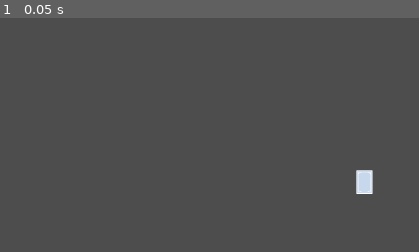
Above: before the commit, frame 1.
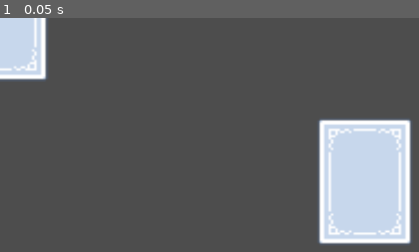
Above: after the commit, the same moment.

Repository: Feirbran/kuku
Game: Godot game, scene res://scenes/main.tscn
Two runs of this game, one before a commit and one after it. Both use one fixed random seed, a clock stepped at 60 frames per second and the inputs below.
Inputs:
- Up to frame 1 (0.05 s): no input

The runs differ from the first frame. In frame 1, 15% of the frame differs, in the area x 0-99%, y 0-97%.

Commit message:
audioadd

Diff:
--- a/scenes/card.tscn
+++ b/scenes/card.tscn
@@ -1,6 +1,6 @@
 [gd_scene load_steps=3 format=3 uid="uid://c1dsbuxpr3ivh"]
 
-[ext_resource type="Texture2D" uid="uid://ce2uikqtserdj" path="res://assets/Cards (large)/card_back.png" id="1_d81rb"]
+[ext_resource type="Texture2D" uid="uid://ce2uikqtserdj" path="res://assets/images/Cards (large)/card_back.png" id="1_d81rb"]
 
 [sub_resource type="RectangleShape2D" id="RectangleShape2D_6u4wf"]
 size = Vector2(224, 305)
--- a/scenes/main.tscn
+++ b/scenes/main.tscn
@@ -1,9 +1,18 @@
-[gd_scene load_steps=2 format=3 uid="uid://bnwevdta6kvfr"]
+[gd_scene load_steps=3 format=3 uid="uid://bnwevdta6kvfr"]
 
-[ext_resource type="Texture2D" uid="uid://ce2uikqtserdj" path="res://assets/Cards (large)/card_back.png" id="1_o5qli"]
+[ext_resource type="PackedScene" uid="uid://c1dsbuxpr3ivh" path="res://scenes/card.tscn" id="1_o5qli"]
+[ext_resource type="AudioStream" uid="uid://86ddkgl4s77n" path="res://assets/audio/taranta cursed.mp3" id="2_0wfyh"]
 
 [node name="Main" type="Node2D"]
 
-[node name="Sprite2D" type="Sprite2D" parent="."]
+[node name="Card" parent="." instance=ExtResource("1_o5qli")]
 position = Vector2(902, 407)
-texture = ExtResource("1_o5qli")
+
+[node name="Card2" parent="." instance=ExtResource("1_o5qli")]
+
+[node name="Card3" parent="." instance=ExtResource("1_o5qli")]
+
+[node name="AudioStreamPlayer" type="AudioStreamPlayer" parent="."]
+stream = ExtResource("2_0wfyh")
+autoplay = true
+parameters/looping = false
Not shown, removed: assets/4c812013-d1e5-4214-8073-d6598d48ae36.webp.import
Not shown, removed: assets/Cards (large)/_cards.csv.import
Not shown, removed: assets/Cards (large)/card_back.png.import
Not shown, removed: assets/Cards (large)/card_clubs_02.png.import
Not shown, removed: assets/Cards (large)/card_clubs_03.png.import
Not shown, removed: assets/Cards (large)/card_clubs_04.png.import
Not shown, removed: assets/Cards (large)/card_clubs_05.png.import
Not shown, removed: assets/Cards (large)/card_clubs_06.png.import
Not shown, removed: assets/Cards (large)/card_clubs_07.png.import
Not shown, removed: assets/Cards (large)/card_clubs_08.png.import
Not shown, removed: assets/Cards (large)/card_clubs_09.png.import
Not shown, removed: assets/Cards (large)/card_clubs_10.png.import
(and 172 more such lines)
